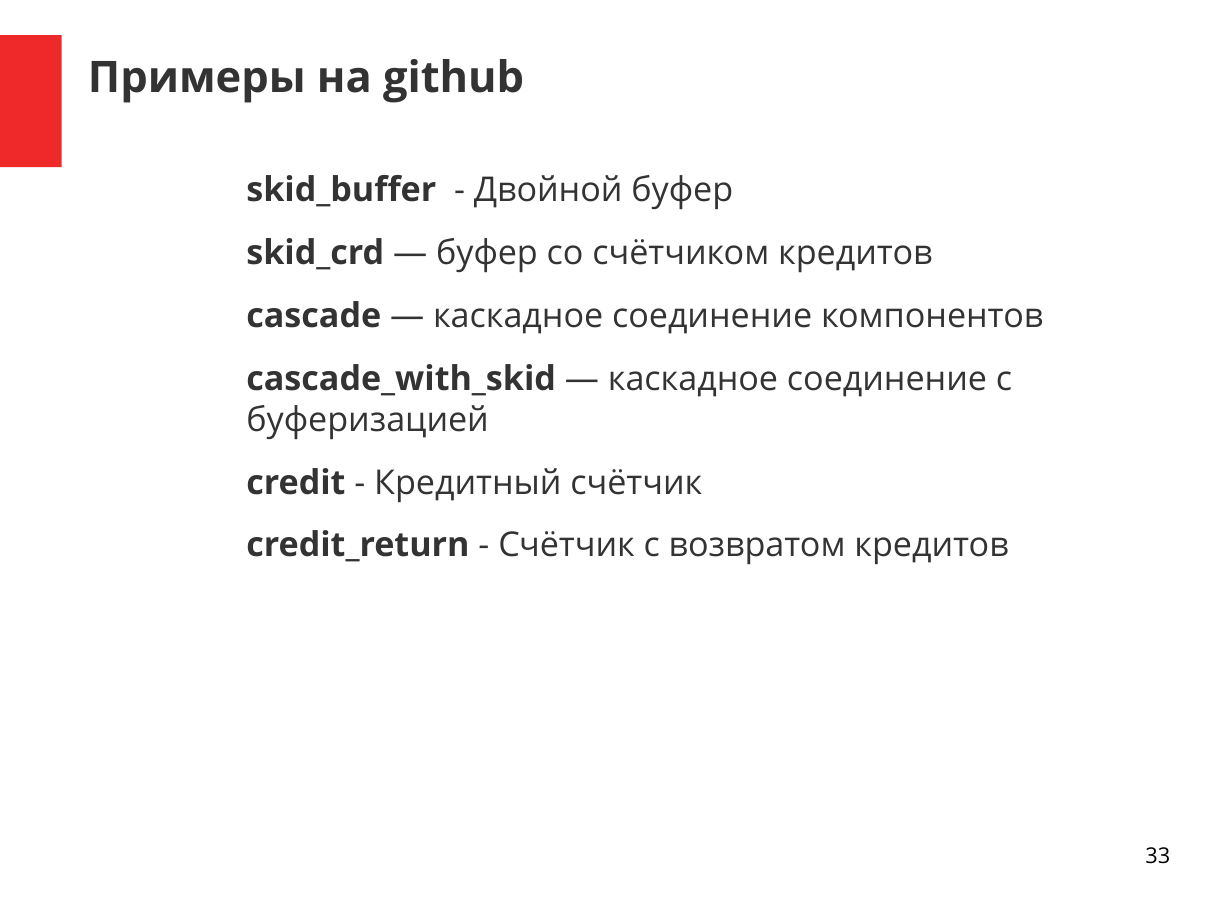
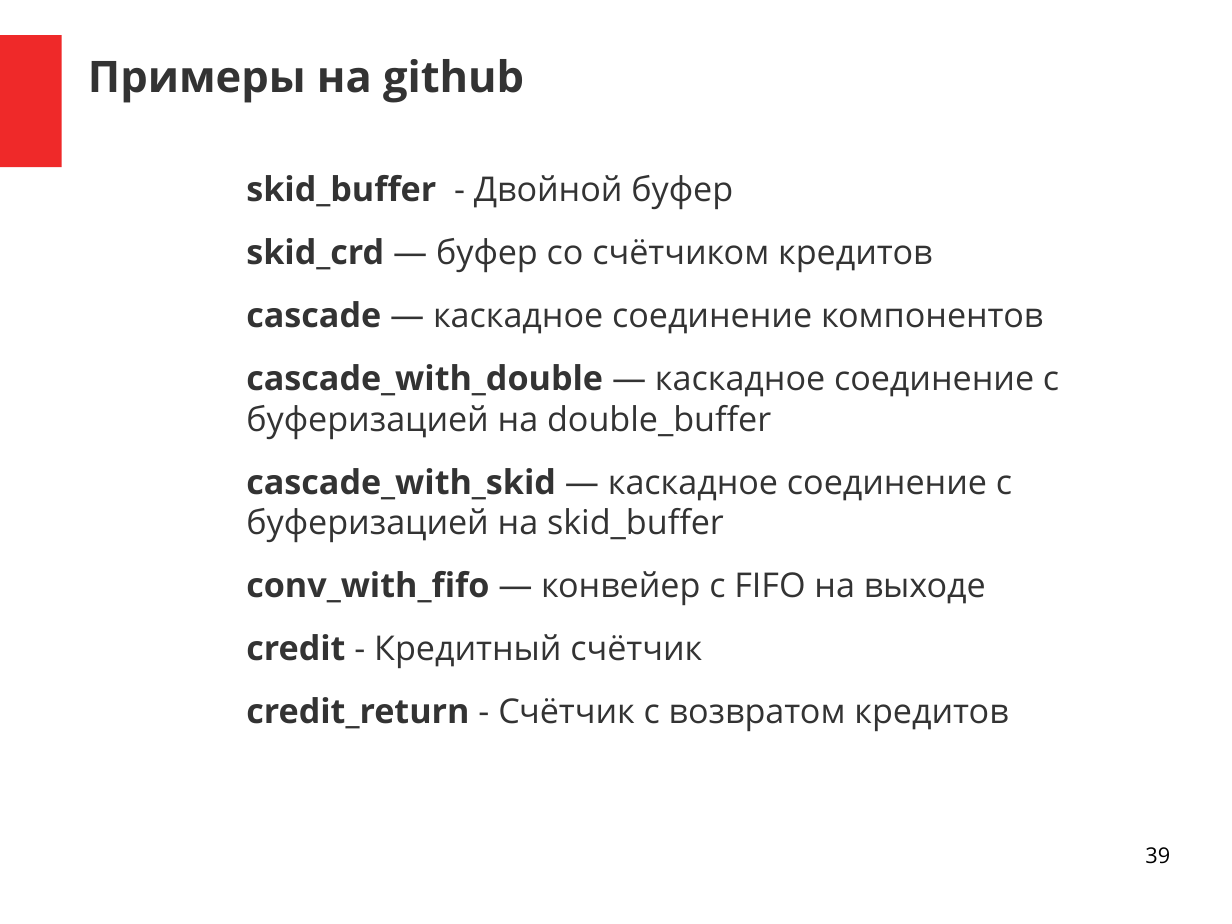
Before and after one commit to DigitalDesignSchool/2021dev, a slide deck: slide 39 of examples/presentation/pr_1.odp (slide 33 before the commit). Drawn at 1232x924 pixels with LibreOffice and Linux fonts; fonts in the diff are those of the drawing. Boxes give left, top, right and bottom in pixels: in the first picture for what was removed or moved away, otherwise in the second. Text is boxed around its words. In the diff, an @@ line names an element or a change of style, - is before the commit and + after.

Commit message:
Add double_buffer

```diff
--- a/examples/presentation/pr_1.odp
+++ b/examples/presentation/pr_1.odp
@@ text at <box>246,364,1059,606</box>: text changed @@
-cascade_with_skid — каскадное соединение с буферизацией
+cascade_with_double — каскадное соединение с буферизацией на double_buffer
+cascade_with_skid — каскадное соединение с буферизацией на skid_buffer
+conv_with_fifo — конвейер с FIFO на выходе
@@ page number at <box>1145,847,1170,864</box>: text changed @@
-33
+39
```
Also in this commit, not shown: 5 other slides changed, 6 slides added, 22 other files.
